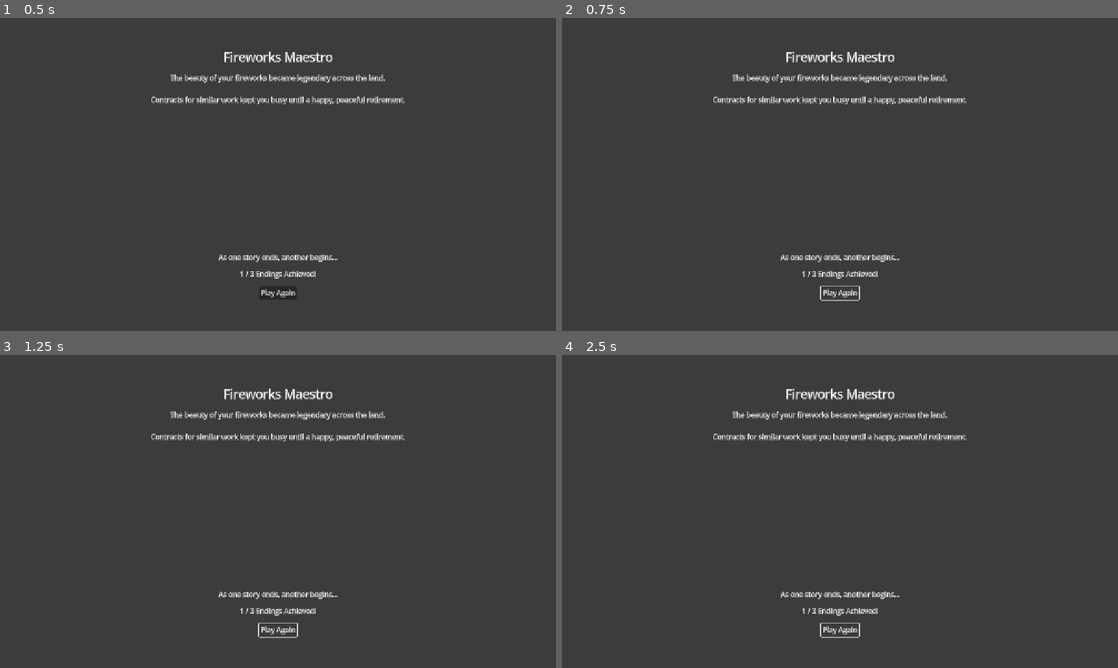
Above: before the commit, frames 1-4 (two rows, left to right).
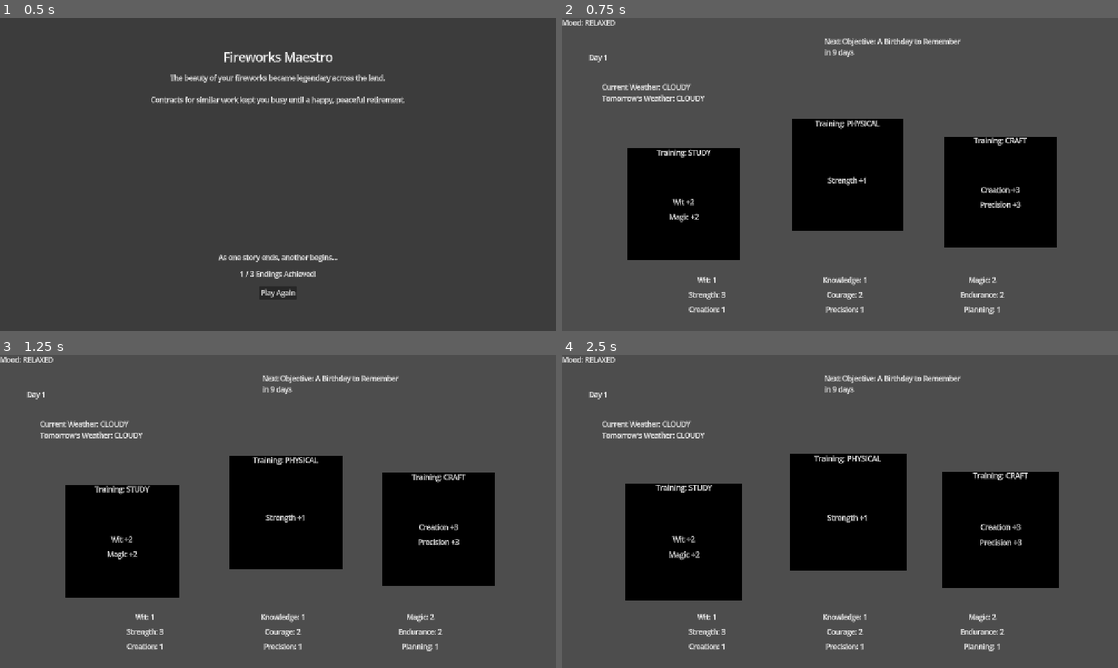
Above: after the commit, the same moments.

Repository: SamBumgardner/ld-58-game
Game: Godot game, scene res://src/ending/ending_display.tscn
Same seed, same stepped clock (60 frames per second), same inputs: the game is played once before the commit and once after it. This scene is started directly instead of the project's main scene. The engine's default icon, where the game draws it, is replaced by a stand-in: a white triangle on a blue panel in a dark square.
Inputs (mouse positions are in pixels of both pictures, inside the frame that each line leads up to):
- Up to frame 1 (0.5 s): no input
- Up to frame 2 (0.75 s): click "Play Again" at 0.5 s
- Up to frame 3 (1.25 s): no input
- Up to frame 4 (2.5 s): click (840, 630) at 1.25 s, where only the run before the commit has a clickable "Play Again"; click (840, 630) at 2 s, where only the run before the commit has a clickable "Play Again"

Frame 1 is identical in both runs. In frame 2, 25% of the frame differs, in the area x 0-89%, y 0-95%; in frame 3, 26%; in frame 4, 27%, in the area x 0-90%, y 0-95%.

Commit message:
Add: allow looping back to gameplay from end scene

Diff:
--- a/game/assets/data/endings/end_001_0_0_placeholder.tres
+++ b/game/assets/data/endings/end_001_0_0_placeholder.tres
@@ -4,6 +4,7 @@
 
 [resource]
 script = ExtResource("1_m5jex")
+title = "Placeholder Title"
 description = "Placeholder Ending"
 win = true
 metadata/_custom_type_script = "uid://ctkljby408cvs"
--- a/game/src/ending/ending_display.gd
+++ b/game/src/ending/ending_display.gd
@@ -15,6 +15,7 @@
 func _ready() -> void:
     process_mode = Node.PROCESS_MODE_DISABLED;
     # connect button click to restart game behavior
+    restartButton.pressed.connect(_onRestartPressed);
 
     if self == get_tree().current_scene || isStartingScene:
         rootSceneActions();
@@ -44,3 +45,16 @@
 
 func startScene():
     process_mode = Node.PROCESS_MODE_INHERIT;
+
+func _onRestartPressed():
+    print_debug("Starting to play again");
+    var newTransitionData: TransitionData = TransitionData.generateDefault();
+    newTransitionData.metaProgressionData = receivedTransitionData.metaProgressionData;
+
+    var nextScene: PackedScene = load("res://src/gameplay/gameplay.tscn");
+    var nextRoot: Node = nextScene.instantiate();
+    add_sibling(nextRoot);
+    nextRoot.initScene(newTransitionData);
+    nextRoot.call_deferred("startScene");
+    queue_free();
+    return ;
--- a/game/src/gameplay/gameplay.gd
+++ b/game/src/gameplay/gameplay.gd
@@ -172,7 +172,15 @@
     # check for game over exit
     if outcome.ending != null:
         print_debug("ending is happening, woo wooo!");
-        get_tree().quit();
+        receivedTransitionData.endingData = TransitionData.EndingData.new();
+        receivedTransitionData.endingData.achieved_ending = outcome.ending;
+
+        var nextScene: PackedScene = load("res://src/ending/ending_display.tscn");
+        var nextRoot: Node = nextScene.instantiate();
+        add_sibling(nextRoot);
+        nextRoot.initScene(receivedTransitionData);
+        nextRoot.call_deferred("startScene");
+        queue_free();
         return ;
 
     # apply results of outcome:
